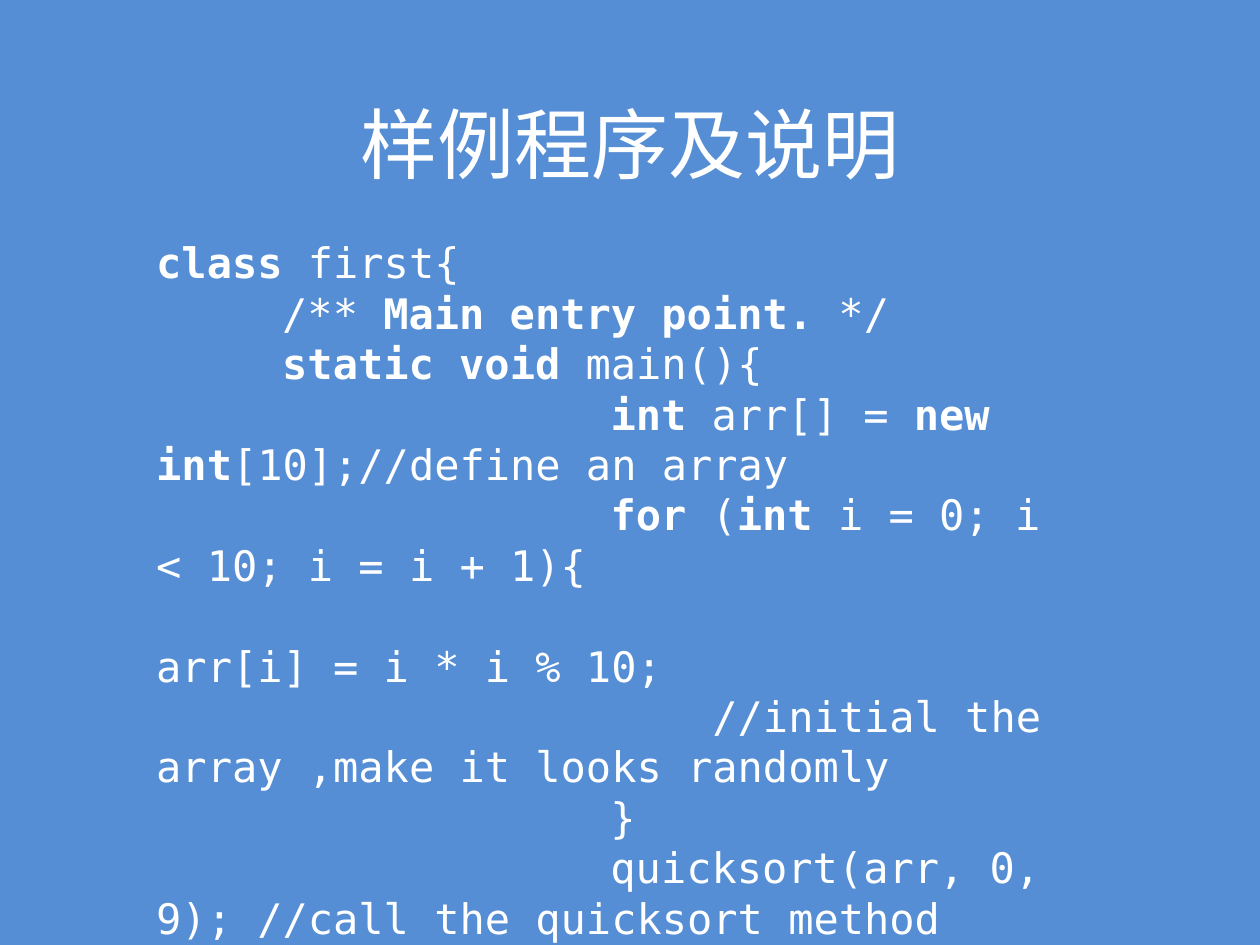
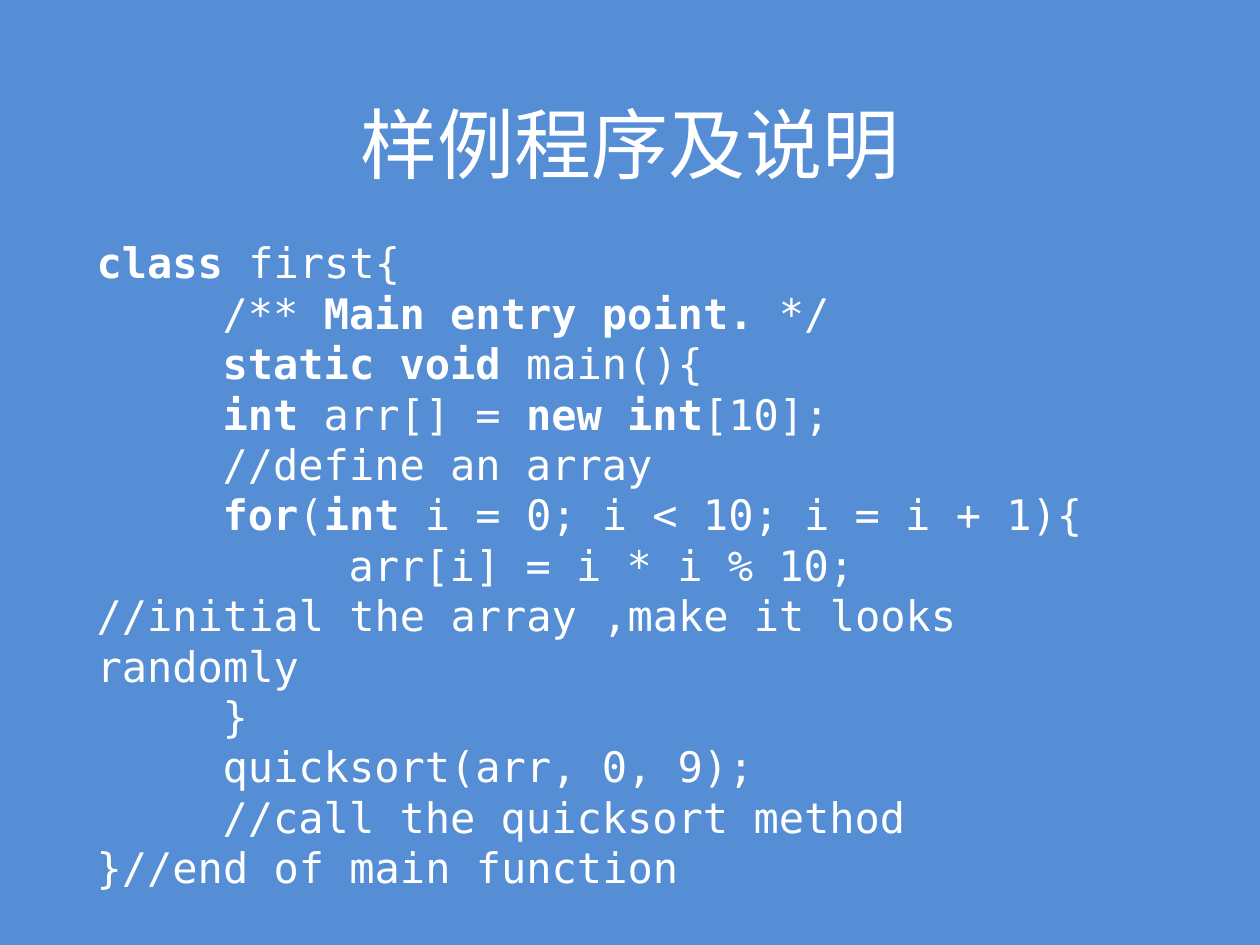
Before and after one commit to lilolelalu/jacc, a slide deck: slide 4 of submit/LittleJava语言简介.pptx. Drawn at 1260x945 pixels with LibreOffice and Linux fonts; fonts in the diff are those of the drawing. Boxes give left, top, right and bottom in pixels: in the first picture for what was removed or moved away, otherwise in the second. Text is boxed around its words. In the diff, an @@ line names an element or a change of style, - is before the commit and + after.

Commit message:
ppt

```diff
--- a/submit/LittleJava语言简介.pptx
+++ b/submit/LittleJava语言简介.pptx
@@ text "class first{" moved from (x1=156, y1=246, x2=1041, y2=943) to (x1=97, y1=246, x2=1082, y2=890) @@
@@ text at (x1=223, y1=396, x2=1082, y2=537): text changed @@
-int arr[] = new int[10];//define an array
-for (int i = 0; i < 10; i = i + 1){
+int arr[] = new int[10];
+//define an array
+for(int i = 0; i < 10; i = i + 1){
@@ text at (x1=97, y1=750, x2=906, y2=890): text changed @@
-quicksort(arr, 0, 9); //call the quicksort method
-}
+quicksort(arr, 0, 9);
+//call the quicksort method
+}//end of main function
```
Also in this commit, not shown: 3 other slides changed.
